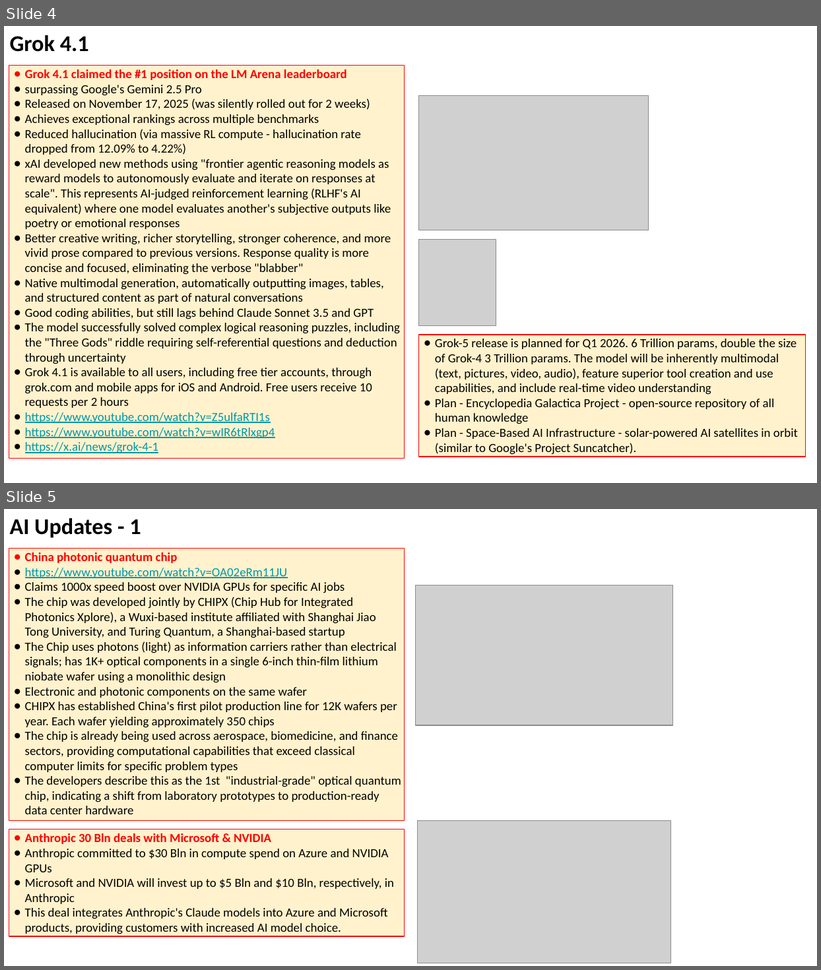
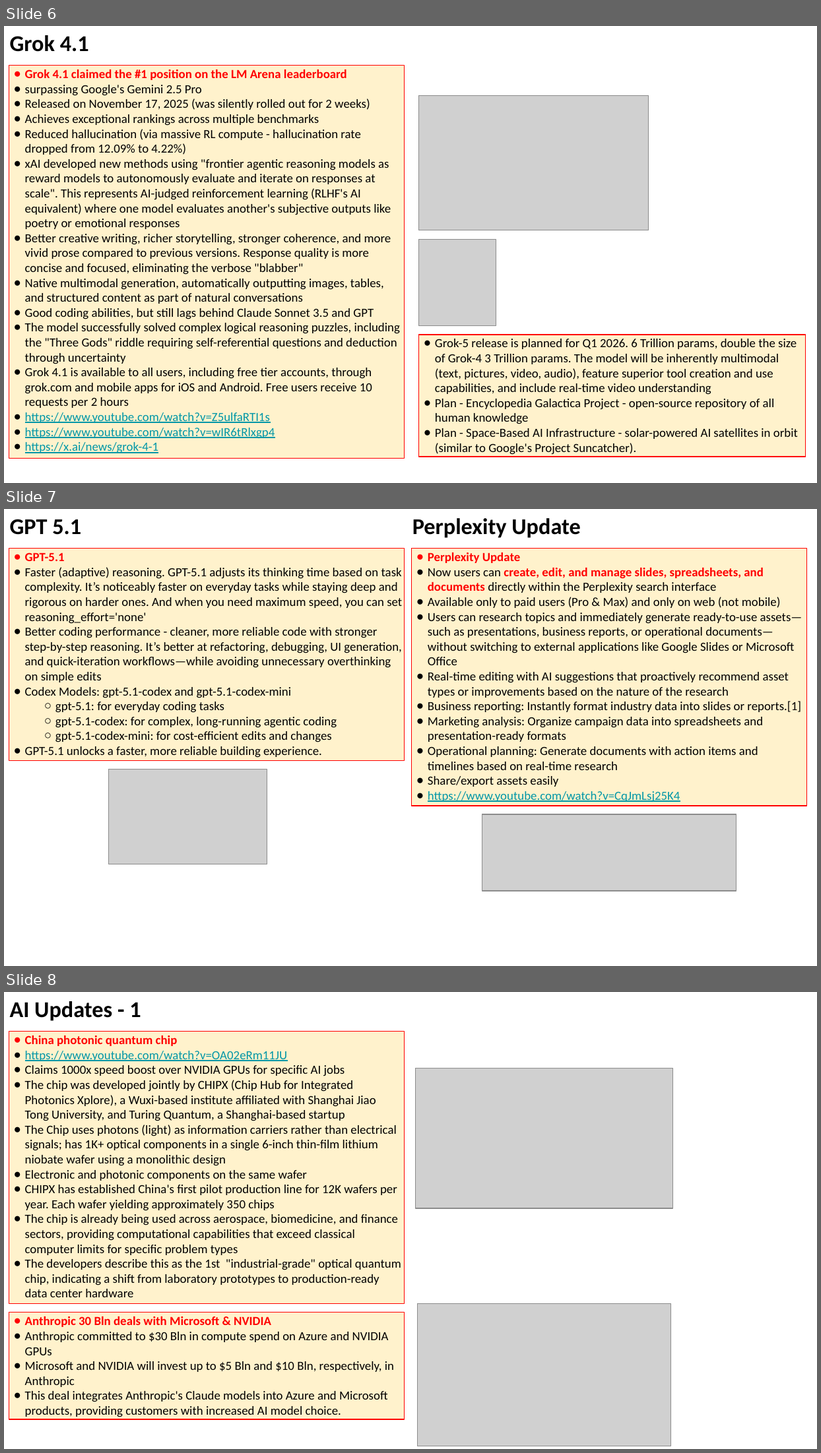
Before and after one commit to lselector/seminar, a slide deck: 2025/2025-11-21-AI-Updates.pptx. Shown one above the other, each under a label of ours: slides 4 and 5 before the commit, slides 6, 7 and 8 after it. The pictures are 821x970 and 821x1453 pixels, drawn with LibreOffice and Linux fonts; fonts in the diff are those of the drawing; grey boxes stand for pictures. Boxes give left, top, right and bottom in pixels: in the first picture for what was removed or moved away, otherwise in the second. Text is boxed around its words. In the diff, an @@ line names an element or a change of style, - is before the commit and + after.

```diff
--- a/2025/2025-11-21-AI-Updates.pptx
+++ b/2025/2025-11-21-AI-Updates.pptx
@@ slide 7 added at [4, 509, 817, 966], background #FFFFFF @@
@@ text added at [10, 519, 81, 535], 20 pt, text #000000, bold @@
+GPT 5.1
@@ text added at [413, 518, 580, 538], 20 pt, text #000000, bold @@
+Perplexity Update
@@ rectangle added at [9, 548, 404, 760], fill #FFF2CC, outline #FF0000 0.75 pt, 11 pt, text #000000 @@
+● GPT-5.1
+● Faster (adaptive) reasoning. GPT-5.1 adjusts its thinking time based on task complexity. It’s noticeably faster on everyday tasks while staying deep and rigorous on harder ones. And when you need maximum speed, you can set reasoning_effort='none'
+● Better coding performance - cleaner, more reliable code with stronger step-by-step reasoning. It’s better at refactoring, debugging, UI generation, and quick-iteration workflows—while avoiding unnecessary overthinking on simple edits
+● Codex Models: gpt-5.1-codex and gpt-5.1-codex-mini
+  ○ gpt-5.1: for everyday coding tasks
+  ○ gpt-5.1-codex: for complex, long-running agentic coding
+  ○ gpt-5.1-codex-mini: for cost-efficient edits and changes
+● GPT-5.1 unlocks a faster, more reliable building experience.
@@ rectangle added at [411, 548, 807, 806], fill #FFF2CC, outline #FF0000 0.75 pt, 11 pt, text #000000 @@
+● Perplexity Update
+● Now users can create, edit, and manage slides, spreadsheets, and documents directly within the Perplexity search interface
+● Available only to paid users (Pro & Max) and only on web (not mobile)
+● Users can research topics and immediately generate ready-to-use assets—such as presentations, business reports, or operational documents—without switching to external applications like Google Slides or Microsoft Office
+● Real-time editing with AI suggestions that proactively recommend asset types or improvements based on the nature of the research
+● Business reporting: Instantly format industry data into slides or reports.[1]
+● Marketing analysis: Organize campaign data into spreadsheets and presentation-ready formats
+● Operational planning: Generate documents with action items and timelines based on real-time research
+● Share/export assets easily
+● https://www.youtube.com/watch?v=CqJmLsj25K4
@@ picture added at [109, 769, 267, 864] @@
@@ picture added at [482, 815, 736, 891] @@
@@ what was slide 4 is now slide 6 @@
@@ what was slide 5 is now slide 8 @@
```
Also in this commit, not shown: 7 slides changed, 7 other slides added.
